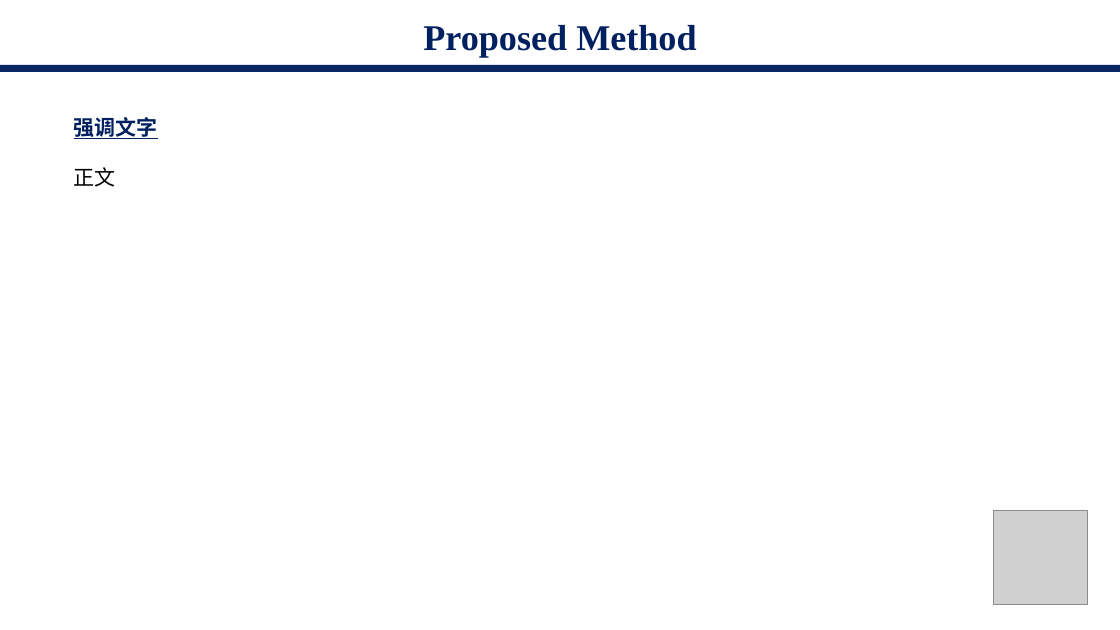
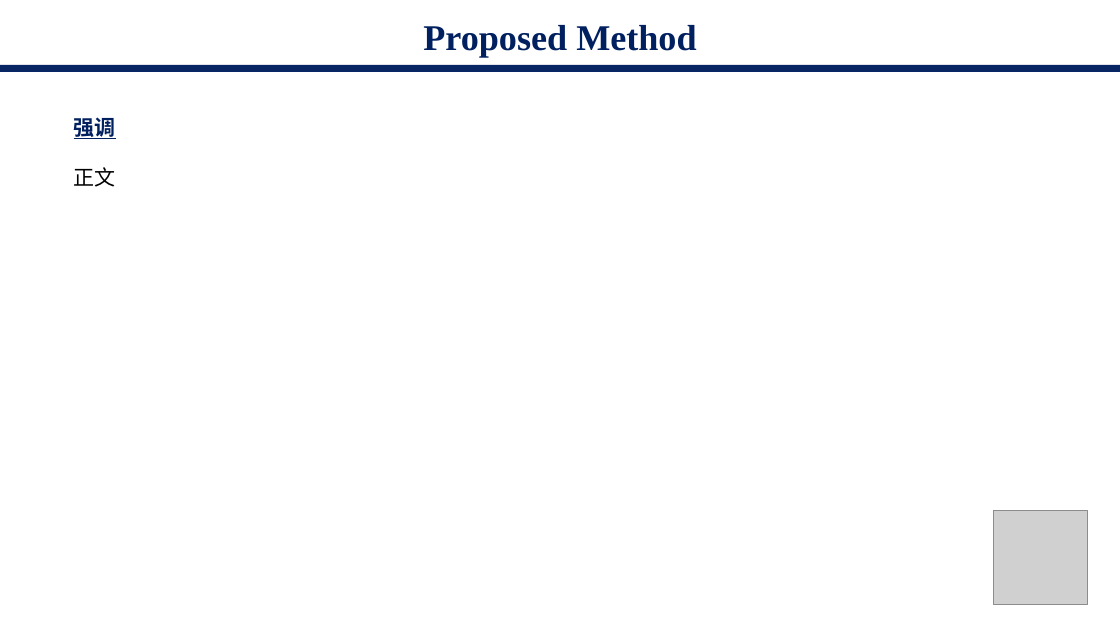
Before and after one commit to starga2er777/CS405_Project_SUSTech, a slide deck: slide 8 of proposal.pptx (slide 6 before the commit). Drawn at 1120x630 pixels with LibreOffice and Linux fonts; fonts in the diff are those of the drawing; grey boxes stand for pictures. Boxes give left, top, right and bottom in pixels: in the first picture for what was removed or moved away, otherwise in the second. Text is boxed around its words. In the diff, an @@ line names an element or a change of style, - is before the commit and + after.

```diff
--- a/proposal.pptx
+++ b/proposal.pptx
@@ text at box(74, 114, 116, 140): text changed @@
-强调文字
+强调
```
Also in this commit, not shown: 6 other slides changed, 8 slides added, 3 slides removed, 2 other files.
